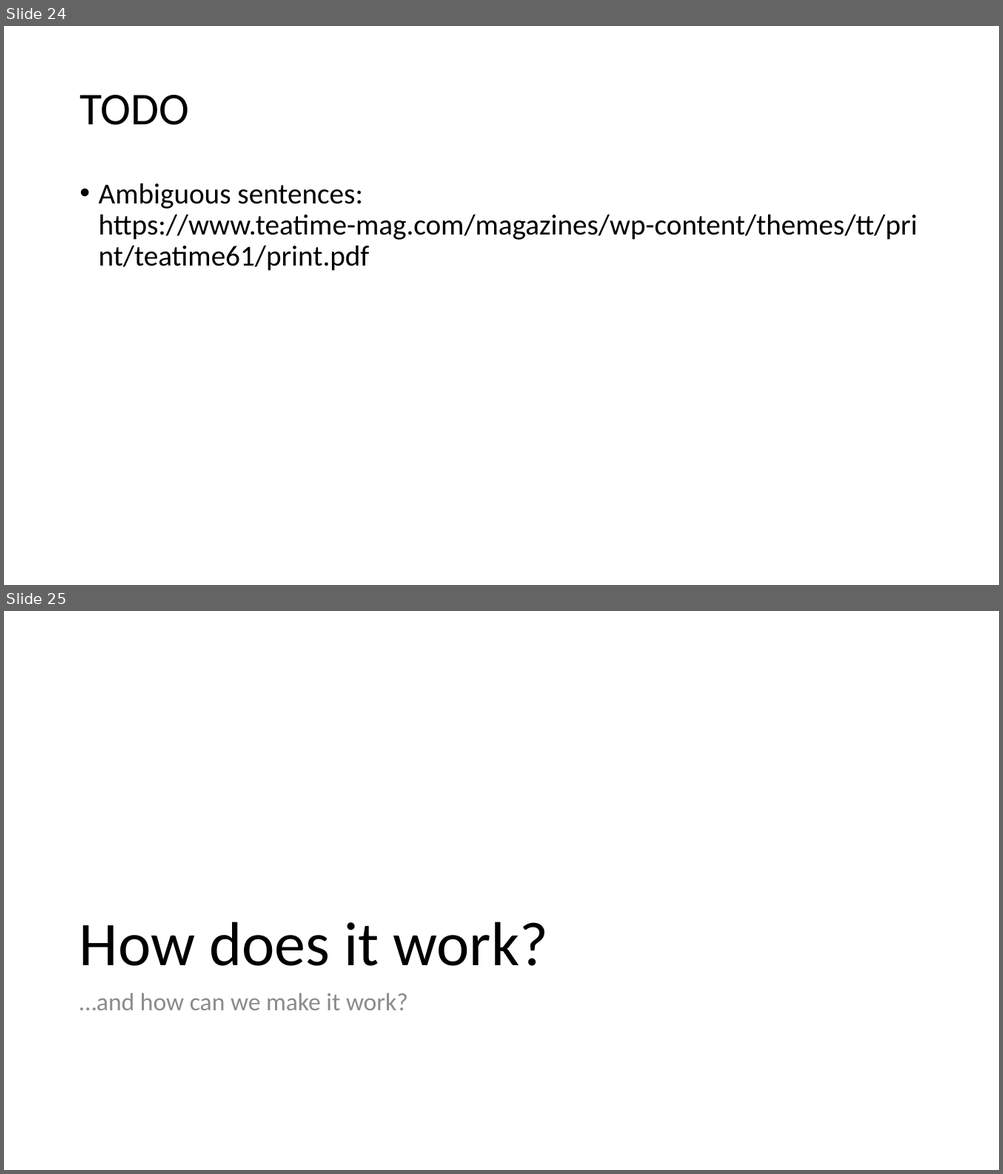
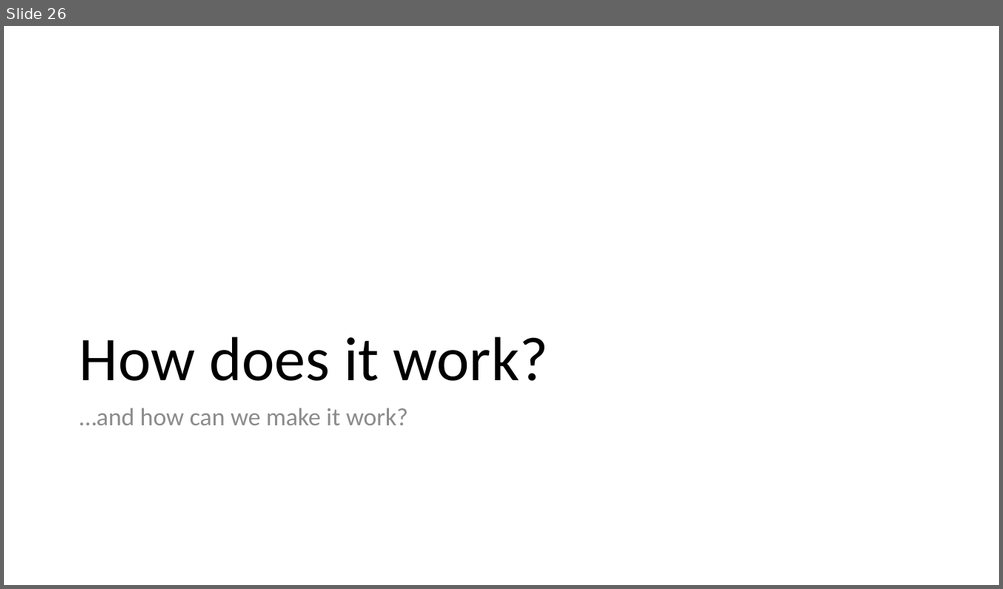
Before and after one commit to cchen23/AI4ALL_NLP, a slide deck: splash_slides.pptx. Shown one above the other, each under a label of ours: slides 24 and 25 before the commit, slide 26 after it. The pictures are 1003x1174 and 1003x589 pixels, drawn with LibreOffice and Linux fonts; fonts in the diff are those of the drawing. Boxes give left, top, right and bottom in pixels: in the first picture for what was removed or moved away, otherwise in the second. Text is boxed around its words. In the diff, an @@ line names an element or a change of style, - is before the commit and + after.

```diff
--- a/splash_slides.pptx
+++ b/splash_slides.pptx
@@ slide 24 removed at (4, 26, 999, 585), background #FFFFFF @@
@@ title removed at (79, 95, 189, 125) @@
-TODO
@@ text removed at (99, 183, 917, 271) @@
-• Ambiguous sentences: https://www.teatime-mag.com/magazines/wp-content/themes/tt/print/teatime61/print.pdf
@@ what was slide 25 is now slide 26 @@
```
Also in this commit, not shown: 3 slides changed, 6 slides added, 1 other slide removed.
